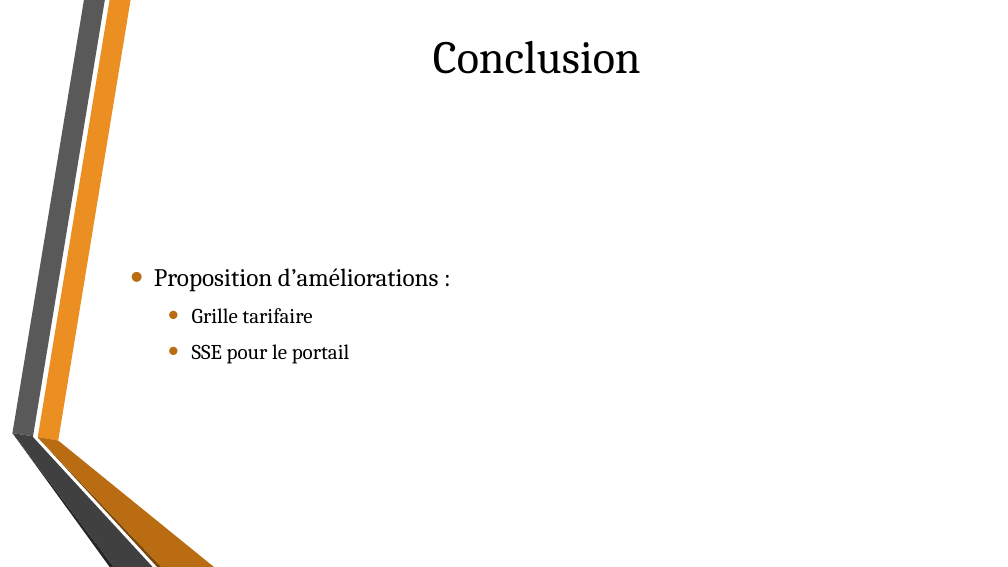
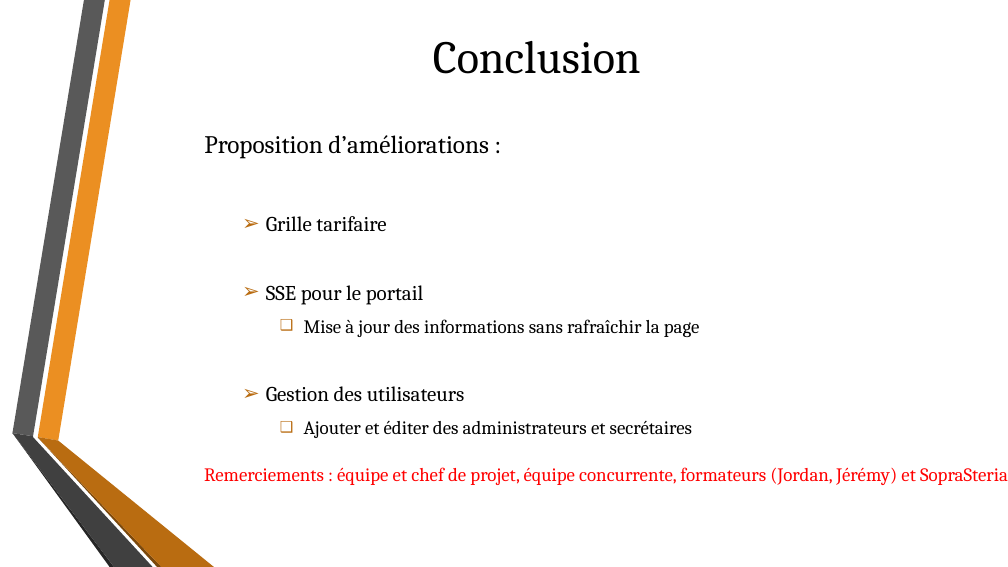
Before and after one commit to ddevillers/ncdz, a slide deck: slide 10 of NC-DROPZONE.pptx (slide 9 before the commit). Drawn at 1008x567 pixels with LibreOffice and Linux fonts; fonts in the diff are those of the drawing; background and template pictures are left out. Boxes give left, top, right and bottom in pixels: in the first picture for what was removed or moved away, otherwise in the second. Text is boxed around its words. In the diff, an @@ line names an element or a change of style, - is before the commit and + after.

```diff
--- a/NC-DROPZONE.pptx
+++ b/NC-DROPZONE.pptx
@@ text "Proposition d’améliorations :": place and size @@
-text "Proposition d’améliorations :" at [154,268,439,364]
+text "Proposition d’améliorations :" at [204,135,700,438]
@@ text "Proposition d’améliorations :" at [204,135,700,438]: vertical alignment middle to top @@
@@ text at [204,135,489,305]: bullet • to none; bullet • to ➢ @@
@@ text at [266,319,700,438]: paragraphs added @@
+    ❑ Mise à jour des informations sans rafraîchir la page
+  ➢ Gestion des utilisateurs
+    ❑ Ajouter et éditer des administrateurs et secrétaires
@@ text added at [204,467,1008,485], 18 pt, text #FF0000 @@
+Remerciements : équipe et chef de projet, équipe concurrente, formateurs (Jordan, Jérémy) et SopraSteria
```
Also in this commit, not shown: 3 other slides changed, 1 slide added.
